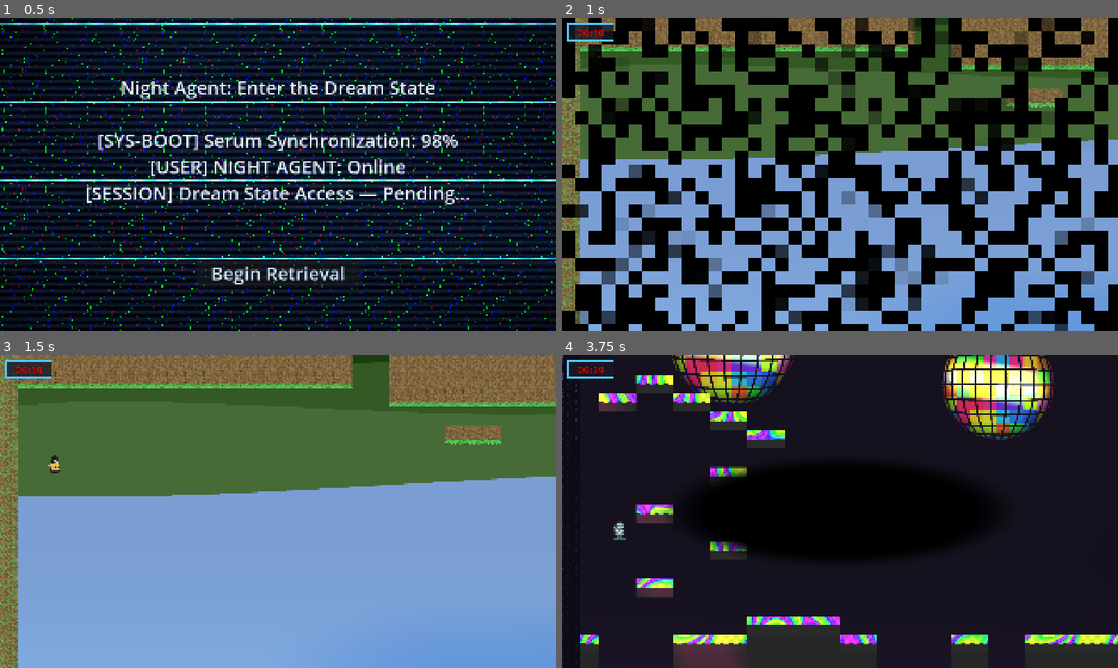
Above: before the commit, frames 1-4 (two rows, left to right).
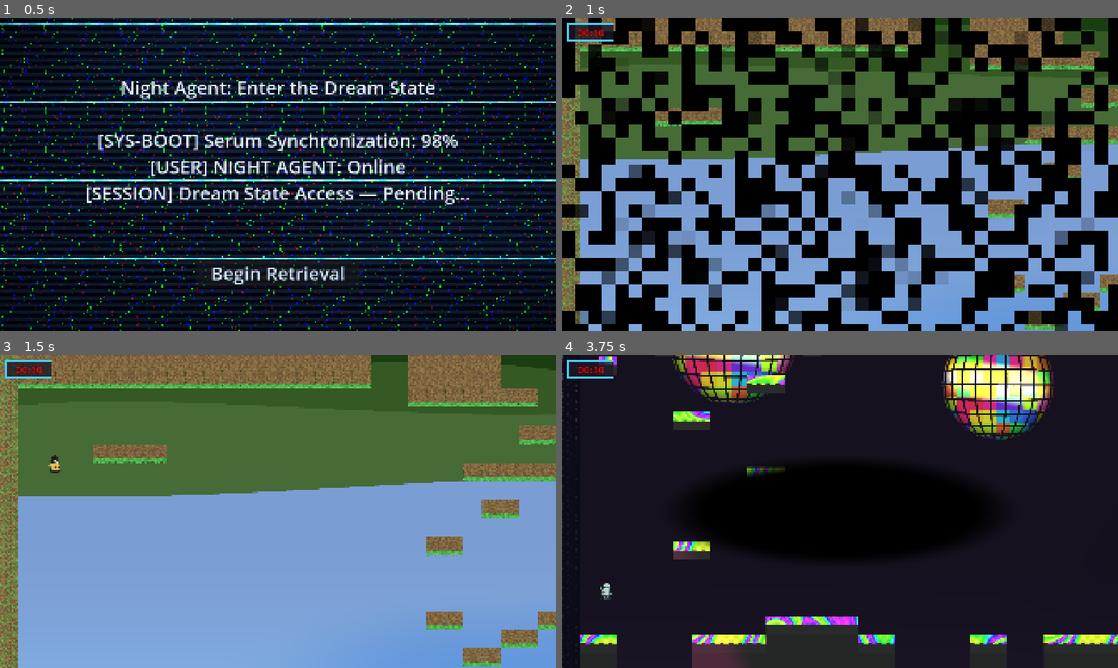
Above: after the commit, the same moments.

Repository: mariaannae/InceptionPlatformer
Game: Godot game, scene res://Scenes/StartScreen.tscn
The game is run twice, just before and just after one commit, with the same random seed, the same clock (stepped at 60 frames per second) and the same inputs.
Inputs:
- Up to frame 1 (0.5 s): no input
- Up to frame 2 (1 s): click "Begin Retrieval" at 0.5 s
- Up to frame 3 (1.5 s): tap Enter (ui_accept) at 1.25 s; hold Right (ui_right) from 1.28 s (still down); tap Keypad Enter at 1.35 s
- Up to frame 4 (3.75 s): tap Enter (ui_accept) at 1.52, 2.27 s; tap R at 1.55, 2.1 s; tap F at 2.3, 2.85 s; release Right (ui_right) at 2.78 s; hold Left (ui_left) 2.78-3.53 s; tap Keypad Enter at 3.05, 3.6 s; hold Right (ui_right) from 3.53 s (still down)

Frame 1 is identical in both runs. In frame 2, 3.6% of the frame differs, in the area x 16-100%, y 0-100%; in frame 3, 7.1%, in the area x 8-100%, y 0-100%; in frame 4, 6.3%.

Commit message:
adjusting flying mode start position, debugging timer

Diff:
--- a/Scripts/dream_scene.gd
+++ b/Scripts/dream_scene.gd
@@ -77,6 +77,8 @@
 			toggle_vertical_flip()
 		# Apply random flip when 'r' key is pressed (after tileset regeneration)
 		elif event.keycode == KEY_R:
+			# Reset the timer when 'r' is pressed
+			_reset_timer()
 			# Wait a frame for the tileset regeneration to complete, then apply random flip
 			await get_tree().process_frame
 			_apply_random_flip()
@@ -146,6 +148,9 @@
 	# Regenerate the level
 	await _regenerate_level(tileset_generator)
 
+	# Reset the timer after level regeneration
+	_reset_timer()
+
 	# Create new tween for wipe in
 	var tween_in = create_tween()
 
@@ -170,13 +175,20 @@
 
 func _regenerate_level(tileset_generator, enable_flying: bool = false):
 	"""Helper function to regenerate the level"""
-	print(">>> Regenerating level around player (position preserved) <<<")
+	# When flying mode will be enabled, don't preserve position - respawn player properly
+	var preserve_position = not enable_flying
+
+	if preserve_position:
+		print(">>> Regenerating level around player (position preserved) <<<")
+	else:
+		print(">>> Regenerating level with fresh spawn (for flying mode) <<<")
+
 	print(">>> enable_flying parameter: %s <<<" % enable_flying)
 
 	if tileset_generator is TilesetGenerator:
-		# Regenerate with a new seed while preserving player position
-		await tileset_generator.regenerate_tileset(-1.0, true)
-		print(">>> Level regenerated! Player may be in mid-air <<<")
+		# Regenerate with a new seed, optionally preserving player position
+		await tileset_generator.regenerate_tileset(-1.0, preserve_position)
+		print(">>> Level regenerated! <<<")
 	else:
 		print("Warning: TileMap is not a TilesetGenerator")
 
@@ -329,6 +341,9 @@
 	# Regenerate the level with flying mode enabled
 	await _regenerate_level(tileset_generator, true)
 
+	# Reset the timer after level regeneration
+	_reset_timer()
+
 	# Create new tween for wipe in
 	var tween_in = create_tween()
 
@@ -360,6 +375,19 @@
 			return timer_label
 	return null
 
+func _reset_timer() -> void:
+	"""Helper function to reset the timer and player movement flag"""
+	# Reset the timer
+	var timer_label = _get_timer_label()
+	if timer_label and timer_label.has_method("reset_timer"):
+		timer_label.reset_timer()
+
+	# Reset player movement flag so they can trigger timer start again
+	var game_world = $SubViewportContainer/SubViewport/GameWorld
+	var player = game_world.get_node_or_null("Player")
+	if player and player.has_method("reset_movement_flag"):
+		player.reset_movement_flag()
+
 func _play_dream_sfx() -> void:
 	if not sfx_enabled:
 		return
--- a/Scripts/level_layout_generator.gd
+++ b/Scripts/level_layout_generator.gd
@@ -50,12 +50,12 @@
 	# --- Biome selection and parameters ---
 	var biome_params = {
 		"cave": {
-			"safe_start_width": 2, "safe_end_width": 2,
+			"safe_start_width": 3, "safe_end_width": 3,  # Changed from 2 to 3 to ensure player spawn safety
 			"min_platform_width": 2, "max_platform_width": 4,
 			"min_gap_width": 2, "max_gap_width": 4
 		},
 		"forest": {
-			"safe_start_width": 4, "safe_end_width": 4,
+			"safe_start_width": 4, "safe_end_width": 4,  # Already has 4, which is safe
 			"min_platform_width": 5, "max_platform_width": 10,
 			"min_gap_width": 1, "max_gap_width": 1
 		}
--- a/Scripts/player0_controller.gd
+++ b/Scripts/player0_controller.gd
@@ -25,6 +25,7 @@
 const FLYING_FRICTION = 2000.0
 const HOVER_HEIGHT = 600.0  # Height to hover at (same as jump velocity magnitude)
 const HOVER_SPEED = 800.0   # Speed to reach hover position
+@export var flying_auto_jump_delay: float = 1.2  # Delay in seconds before auto-jump in flying mode
 
 # Movement state
 var coyote_timer: float = 0.0
@@ -36,6 +37,8 @@
 var flying_mode: bool = false
 var is_hovering: bool = false
 var hover_target_y: float = 0.0
+var flying_auto_jump_timer: float = 0.0
+var flying_auto_jump_triggered: bool = false
 
 # Get the gravity from the project settings
 var gravity = ProjectSettings.get_setting("physics/2d/default_gravity")
@@ -148,18 +151,25 @@
 		velocity.x = move_toward(velocity.x, 0, FRICTION * delta)
 
 	# Handle animations based on player state (normal mode)
+	var sprite = $AnimatedSprite2D
 	if not is_on_floor():
 		# Player is in the air - jumping/falling
-		if $AnimatedSprite2D.animation != "agent_jumping":
-			$AnimatedSprite2D.play("agent_jumping")
+		if sprite.animation != "agent_jumping":
+			sprite.play("agent_jumping")
+			# Reset to default sprite offset for regular animations
+			sprite.offset = Vector2(-16, -14)
 	elif abs(velocity.x) > 10:
 		# Player is moving on the ground
-		if $AnimatedSprite2D.animation != "agent_walking":
-			$AnimatedSprite2D.play("agent_walking")
+		if sprite.animation != "agent_walking":
+			sprite.play("agent_walking")
+			# Reset to default sprite offset for regular animations
+			sprite.offset = Vector2(-16, -14)
 	else:
 		# Player is idle on the ground
-		if $AnimatedSprite2D.animation != "agent_idle":
-			$AnimatedSprite2D.play("agent_idle")
+		if sprite.animation != "agent_idle":
+			sprite.play("agent_idle")
+			# Reset to default sprite offset for regular animations
+			sprite.offset = Vector2(-16, -14)
 
 	# Update timers
 	if coyote_timer > 0:
@@ -211,13 +221,118 @@
 
 	if flying_mode:
 		print(">>> Flying mode ENABLED <<<")
+		print("Player position: ", position)
+
+		# Immediately set jetpack idle animation with correct offset
+		# This ensures the sprite is positioned correctly from the start
+		var sprite = $AnimatedSprite2D
+		sprite.play("jetpack_idle")
+		# Apply offset adjustment for jetpack sprites to align feet with ground
+		# Jetpack sprites appear significantly higher than regular sprites
+		sprite.offset = Vector2(-16, 3)  # Move down more (from -14 to +3 = 17px down)
+
+		# Adjust collision shape to match sprite offset change
+		# The sprite moved down 17 pixels (from -14 to +3), so move collision shape down too
+		var collision_shape = $CollisionShape2D
+		collision_shape.position.y = 17  # Move collision shape down to match sprite
+
 		# Reset velocity when entering flying mode
 		velocity = Vector2.ZERO
+		# Start auto-jump timer
+		flying_auto_jump_timer = flying_auto_jump_delay
+		flying_auto_jump_triggered = false
+		print("Auto-jump will trigger in %.1f seconds" % flying_auto_jump_delay)
 	else:
 		print(">>> Flying mode DISABLED <<<")
+		flying_auto_jump_timer = 0.0
+		flying_auto_jump_triggered = false
+
+		# Reset to regular idle animation with default offset when disabling flying mode
+		var sprite = $AnimatedSprite2D
+		sprite.play("agent_idle")
+		sprite.offset = Vector2(-16, -14)  # Reset to default sprite offset
+
+		# Reset collision shape position
+		var collision_shape = $CollisionShape2D
+		collision_shape.position.y = 0  # Reset collision shape to center
+
+func reset_movement_flag() -> void:
+	"""Reset the has_moved flag to allow first_movement signal to be emitted again"""
+	has_moved = false
+	print("Player movement flag reset")
+
+func _adjust_position_to_ground() -> void:
+	"""Adjust player position so their feet are exactly at ground level"""
+	print("=== _adjust_position_to_ground called ===")
+	print("Current position:", position)
+
+	var tilemap = get_parent().get_node_or_null("TileMap")
+	if not tilemap or not tilemap is TileMap:
+		print("ERROR: Could not find TileMap for position adjustment")
+		return
+
+	# Get tilemap properties
+	var tileset_generator = tilemap as TilesetGenerator
+	if not tileset_generator:
+		print("ERROR: TileMap is not a TilesetGenerator")
+		return
+
+	var scene_height_tiles = tileset_generator.scene_height_tiles
+	var tile_size = tileset_generator.tile_size
+
+	print("Scene height tiles:", scene_height_tiles, " Tile size:", tile_size)
+
+	# Get player's current tile position
+	var player_tile_pos = tilemap.local_to_map(position)
+	print("Player tile position:", player_tile_pos)
+
+	# Find the ground tile BELOW the player by searching downward
+	var ground_y = null
+	var tiles_checked = 0
+
+	# Search from player position downward to find ground beneath them
+	for y in range(player_tile_pos.y, scene_height_tiles):
+		var tile_data = tilemap.get_cell_tile_data(0, Vector2i(player_tile_pos.x, y))
+		if tile_data:
+			tiles_checked += 1
+			# Check if this tile has collision (is ground/platform/wall)
+			var collision_count = tile_data.get_collision_polygons_count(0)
+			if collision_count > 0:
+				# Found ground tile below player
+				ground_y = y
+				print("Found ground tile BELOW player at Y:", y, " (checked ", tiles_checked, " tiles)")
+				break
+
+	if ground_y != null:
+		# Calculate correct position so feet are at ground level
+		# Player collision shape is 34px tall (17px below center to feet)
+		# Tiles are 32px (16px from center to edge)
+		var ground_tile_pos = tilemap.map_to_local(Vector2i(player_tile_pos.x, ground_y))
+		print("Ground tile center position:", ground_tile_pos)
+
+		var new_y = ground_tile_pos.y - 33  # 17 (collision half-height) + 16 (tile half-height)
+		print("Calculated new Y position:", new_y, " (adjustment:", new_y - position.y, ")")
+
+		position.y = new_y
+		print("FINAL: Player adjusted to tile Y:", ground_y, " World Y:", position.y)
+	else:
+		print("ERROR: No ground found at X:", player_tile_pos.x, " after checking ", tiles_checked, " tiles")
 
 func _handle_flying_mode(delta: float) -> void:
 	"""Handle movement and physics when in flying mode"""
+
+	# Handle auto-jump timer
+	if not flying_auto_jump_triggered and flying_auto_jump_timer > 0.0:
+		flying_auto_jump_timer -= delta
+		if flying_auto_jump_timer <= 0.0:
+			# Trigger automatic jump
+			velocity.y = JUMP_VELOCITY
+			flying_auto_jump_triggered = true
+			print("Auto-jump triggered!")
+
+			# Play fly sound effect
+			if _fly_sfx and _fly_sfx.stream:
+				_fly_sfx.play()
 
 	# Handle spacebar for vertical boost
 	if Input.is_action_just_pressed("ui_accept"):
@@ -272,16 +387,26 @@
 
 func _handle_flying_animations() -> void:
 	"""Handle animations when in flying mode"""
+	# Apply offset adjustment for jetpack sprites to align feet with ground
+	# Jetpack sprites appear significantly higher than regular sprites
+	var sprite = $AnimatedSprite2D
+
 	# Priority: vertical movement > horizontal movement > idle
 	if abs(velocity.y) > 10:
 		# Flying/hovering vertically
-		if $AnimatedSprite2D.animation != "jetpack_flying":
-			$AnimatedSprite2D.play("jetpack_flying")
+		if sprite.animation != "jetpack_flying":
+			sprite.play("jetpack_flying")
+			# Move jetpack sprite down significantly to align feet with ground
+			sprite.offset = Vector2(-16, 3)  # Move down more (from -14 to +3 = 17px down)
 	elif abs(velocity.x) > 10:
 		# Moving horizontally
-		if $AnimatedSprite2D.animation != "jetpack_walking":
-			$AnimatedSprite2D.play("jetpack_walking")
+		if sprite.animation != "jetpack_walking":
+			sprite.play("jetpack_walking")
+			# Move jetpack sprite down significantly to align feet with ground
+			sprite.offset = Vector2(-16, 3)  # Move down more (from -14 to +3 = 17px down)
 	else:
 		# Idle in the air
-		if $AnimatedSprite2D.animation != "jetpack_idle":
-			$AnimatedSprite2D.play("jetpack_idle")
+		if sprite.animation != "jetpack_idle":
+			sprite.play("jetpack_idle")
+			# Move jetpack sprite down significantly to align feet with ground
+			sprite.offset = Vector2(-16, 3)  # Move down more (from -14 to +3 = 17px down)
--- a/Scripts/start.gd
+++ b/Scripts/start.gd
@@ -1,4 +1,12 @@
 extends Node
 
+func _unhandled_input(event: InputEvent) -> void:
+	if event is InputEventKey and event.pressed and not event.echo:
+		if event.keycode == KEY_ENTER or event.keycode == KEY_KP_ENTER:
+			_start_game()
+
 func _on_start_button_pressed() -> void:
+	_start_game()
+
+func _start_game() -> void:
 	get_tree().change_scene_to_file("res://Scenes/Dream.tscn")
--- a/Scripts/tileset_generator.gd
+++ b/Scripts/tileset_generator.gd
@@ -444,10 +444,59 @@
 	if player_node:
 		if not preserve_player_position:
 			var half_width = int(scene_width_tiles / 2)
-			var ground_y = scene_height_tiles - 5
 			var player_start_x = -half_width + 2
-			var player_cell = Vector2i(player_start_x, ground_y - 1)
-			player_node.position = self.map_to_local(player_cell)
+
+			# Find the topmost ground tile at the player's spawn X coordinate
+			var highest_ground_y = scene_height_tiles - 1  # Default to bottom if no ground found
+			var found_ground = false
+			for ground_tile in level_data.ground:
+				if ground_tile.x == player_start_x:
+					# Y coordinates increase downward, so we want the minimum Y
+					if ground_tile.y < highest_ground_y:
+						highest_ground_y = ground_tile.y
+						found_ground = true
+
+			# If no ground found at spawn position, find the nearest valid spawn point
+			if not found_ground:
+				print("Warning: No ground at spawn X position ", player_start_x)
+				# Search for the closest ground tile within a reasonable range
+				for search_radius in range(1, 10):
+					for offset in [-search_radius, search_radius]:
+						var test_x = player_start_x + offset
+						for ground_tile in level_data.ground:
+							if ground_tile.x == test_x:
+								# Found a valid ground tile
+								player_start_x = test_x
+								highest_ground_y = ground_tile.y
+								# Check for better (higher) ground at this X
+								for other_tile in level_data.ground:
+									if other_tile.x == test_x and other_tile.y < highest_ground_y:
+										highest_ground_y = other_tile.y
+								found_ground = true
+								print("Found alternative spawn at X: ", player_start_x, ", Y: ", highest_ground_y)
+								break
+						if found_ground:
+							break
+					if found_ground:
+						break
+
+			# If still no ground found, spawn at a safe default position
+			if not found_ground:
+				print("ERROR: No valid spawn location found, using fallback position")
+				# Use center of the world at a reasonable height
+				player_start_x = 0
+				highest_ground_y = int(scene_height_tiles / 2)
+
+			# Calculate player position so feet are at the top edge of the ground tile
+			# Player collision shape is 34px tall (17px below center to feet)
+			# Tiles are 32px (16px from center to edge)
+			var ground_tile_pos = self.map_to_local(Vector2i(player_start_x, highest_ground_y))
+			player_node.position.x = ground_tile_pos.x
+
+			# For ground-based spawning, place player on top of the ground
+			player_node.position.y = ground_tile_pos.y - 33  # 17 (collision half-height) + 16 (tile half-height)
+
+			print("Player spawned at ground Y: ", highest_ground_y, ", World pos: ", player_node.position)
 		else:
 			print("Player position preserved during regeneration")
 
--- a/Scripts/timer_label.gd
+++ b/Scripts/timer_label.gd
@@ -31,6 +31,14 @@
 	if _timer and not _timer.is_stopped():
 		_timer.paused = false
 
+func reset_timer() -> void:
+	"""Reset the timer back to its initial state"""
+	if _timer:
+		_timer.stop()
+		_timer_started = false
+		_update_text()
+		print("Timer reset!")
+
 func _process(_dt: float) -> void:
 	_update_text()
 
--- a/Scripts/ui_layer.gd
+++ b/Scripts/ui_layer.gd
@@ -161,6 +161,10 @@
 		return
 	_ending_in_progress = true
 
+	# Pause the timer during death/success screens
+	if timer_label and timer_label.has_method("pause_timer"):
+		timer_label.pause_timer()
+
 	# Disable flying mode when ending
 	_disable_flying_mode()
 
Binary file changed: Art/agent_idle.png
Binary file changed: Art/jetpack_idle.png
Binary file changed: Art/jetpack_walking.png
Not shown, added: export/index.apple-touch-icon.png.import
Not shown, added: export/index.icon.png.import
Not shown, added: export/index.png.import
